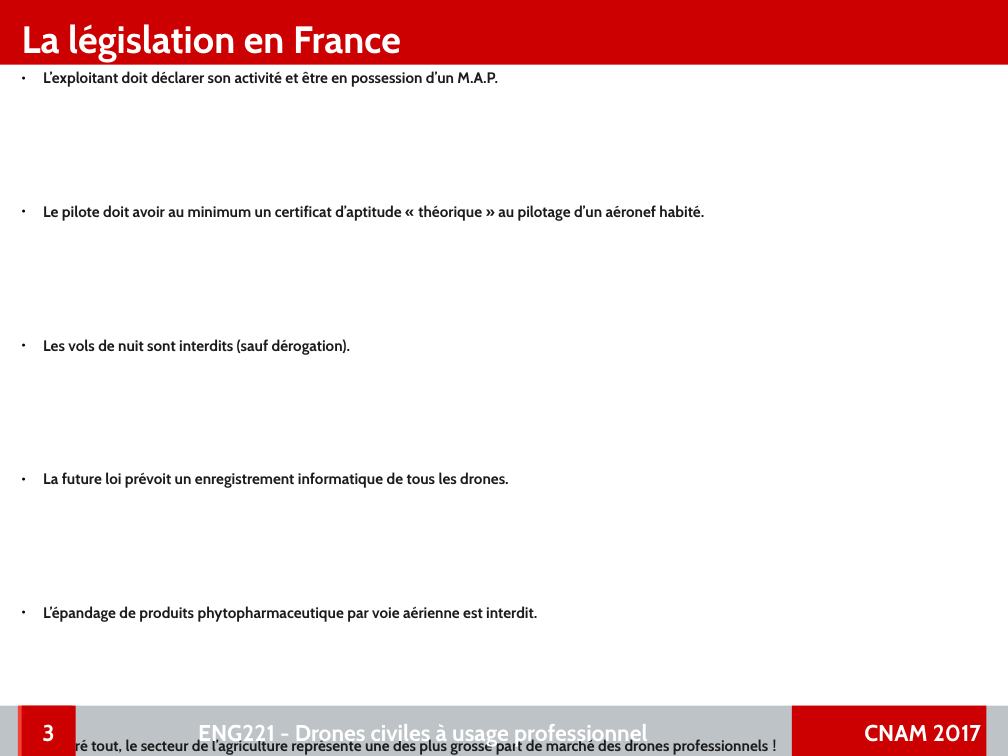
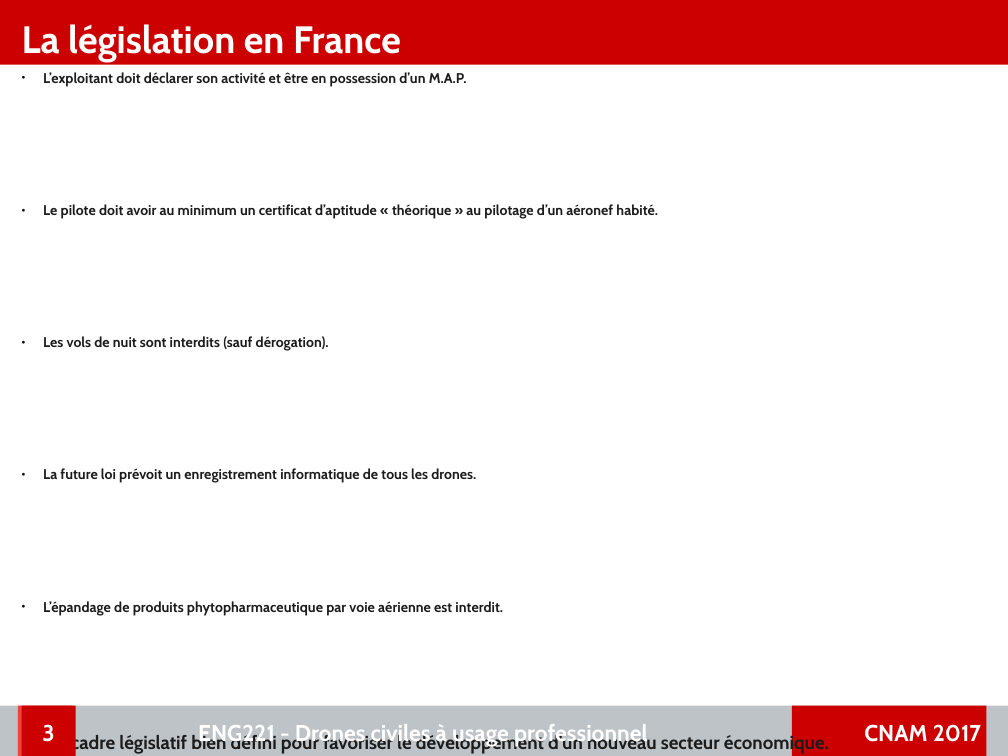
Before and after one commit to charleshuber/CNAM, a slide deck: slide 3 of drones.odp. Drawn at 1008x756 pixels with LibreOffice and Linux fonts; fonts in the diff are those of the drawing; background and template pictures are left out. Boxes give left, top, right and bottom in pixels: in the first picture for what was removed or moved away, otherwise in the second. Text is boxed around its words. In the diff, an @@ line names an element or a change of style, - is before the commit and + after.

Commit message:
drones ppt

```diff
--- a/drones.odp
+++ b/drones.odp
@@ text at [43, 72, 658, 616]: size 16 to 14.8 pt in "Quelques règles d’ordre général"; size 12 to 11.1 pt in "L’exploitant doit déclarer son activité et être ...", "Le pilote doit avoir au minimum un ...", "Les vols de nuit sont interdits (sauf ...", "La future loi prévoit un enregistrement informatique ..." and 1 more places @@
@@ text at [43, 733, 829, 754]: text changed; size 12 to 14.8 pt @@
-Malgré tout, le secteur de l’agriculture représente une des plus grosse part de marché des drones professionnels !
+Un cadre législatif bien défini pour favoriser le développement d’un nouveau secteur économique.
```
Also in this commit, not shown: 1 other slide changed, 1 slide added, 4 other files.
